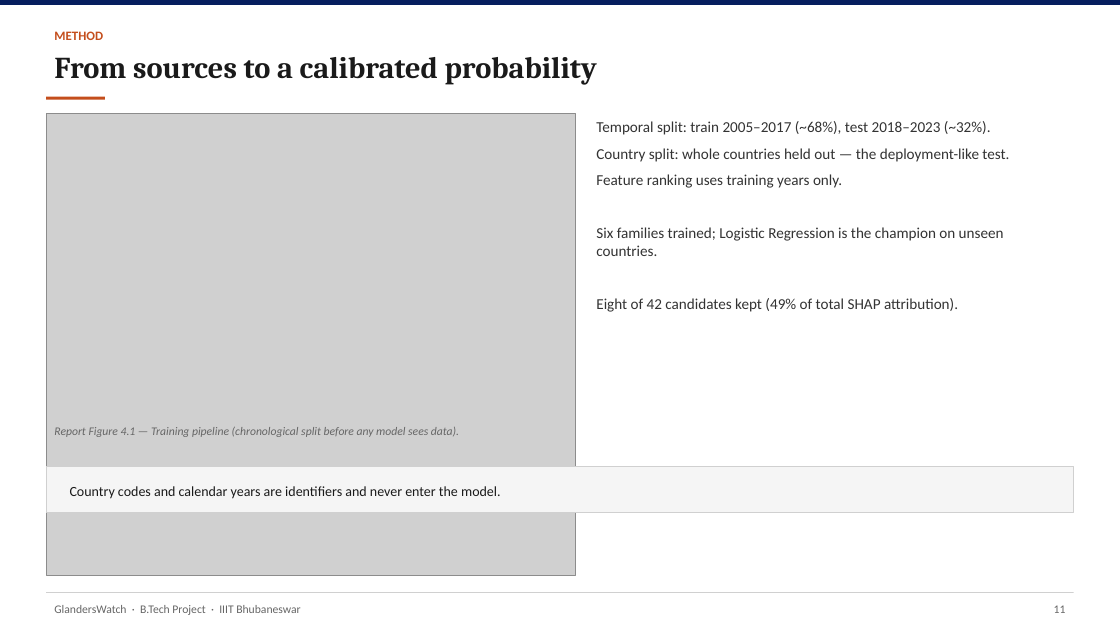
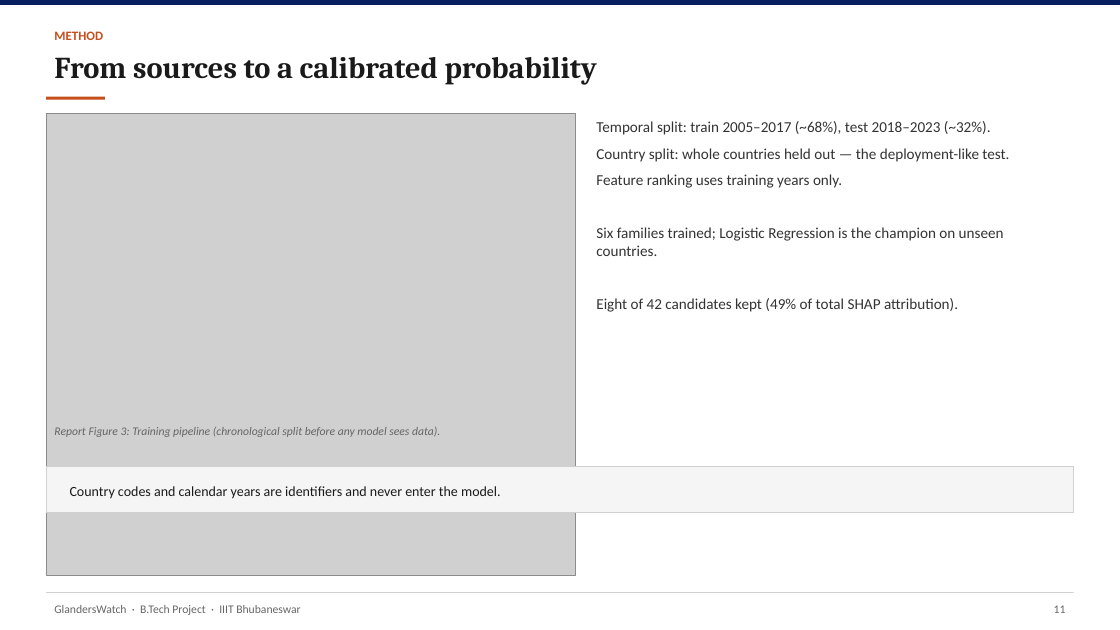
Before and after one commit to YuvrajSingh-mist/glandersWatch, a slide deck: slide 12 of slides/GlandersWatch_Deck.pptx. Drawn at 1120x630 pixels with LibreOffice and Linux fonts; fonts in the diff are those of the drawing; grey boxes stand for pictures. Boxes give left, top, right and bottom in pixels: in the first picture for what was removed or moved away, otherwise in the second. Text is boxed around its words. In the diff, an @@ line names an element or a change of style, - is before the commit and + after.

Commit message:
Align deck figure captions with continuous report numbering

```diff
--- a/slides/GlandersWatch_Deck.pptx
+++ b/slides/GlandersWatch_Deck.pptx
@@ text at box(54, 427, 440, 437): text changed @@
-Report Figure 4.1 — Training pipeline (chronological split before any model sees data).
+Report Figure 3: Training pipeline (chronological split before any model sees data).
```
Also in this commit, not shown: 6 other slides changed, 1 other file.
